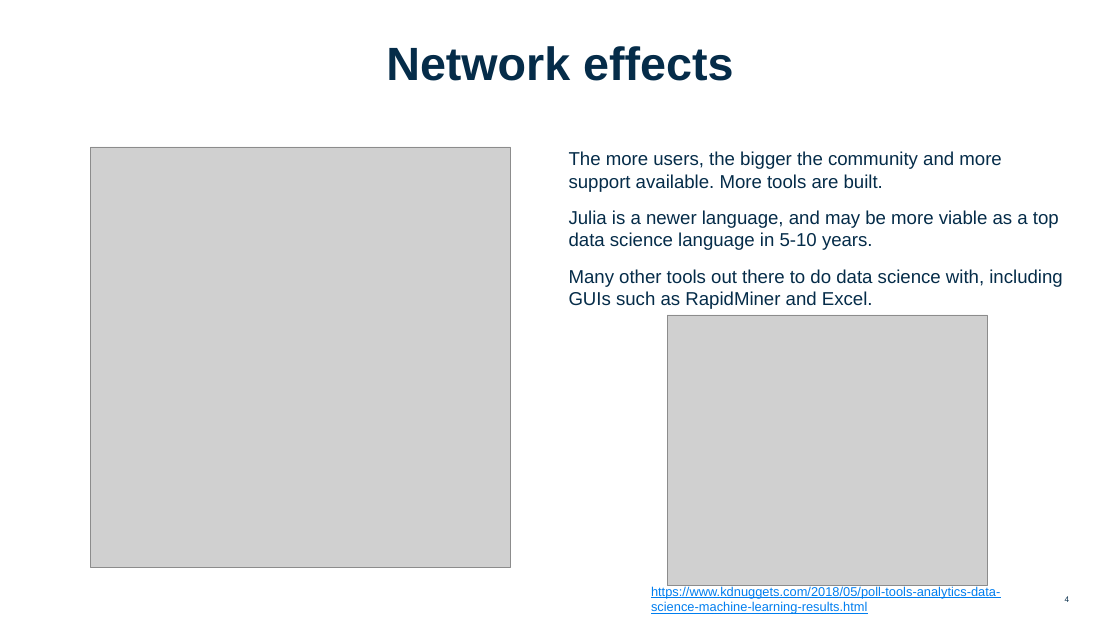
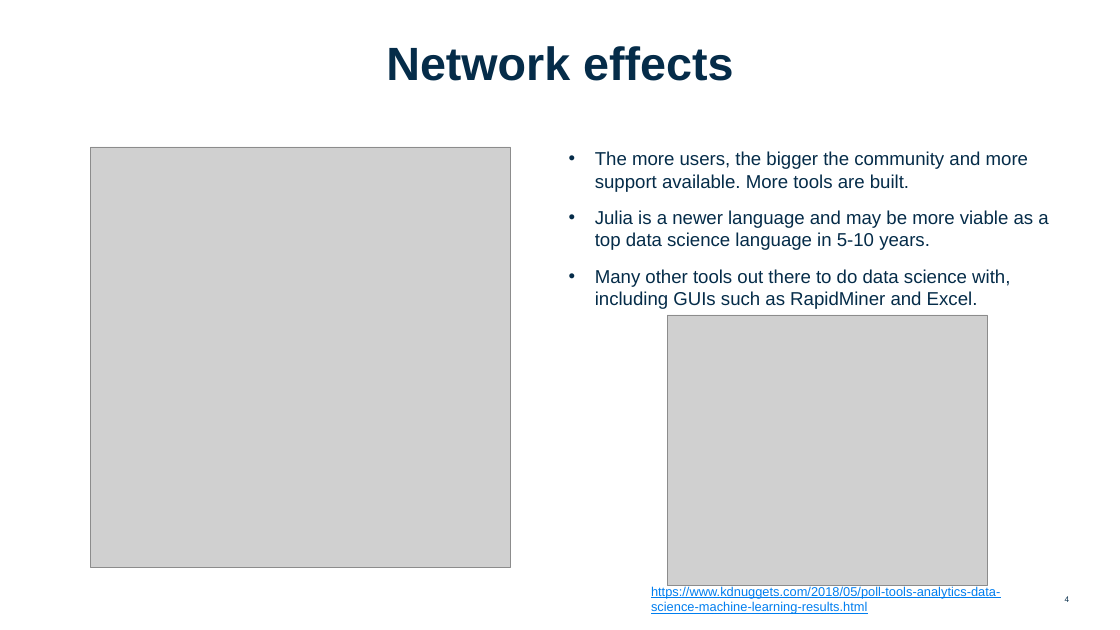
Before and after one commit to Regis-University-Data-Science/Python_bootcamp, a slide deck: slide 4 of Python.pptx. Drawn at 1120x630 pixels with LibreOffice and Linux fonts; fonts in the diff are those of the drawing; grey boxes stand for pictures; background and template pictures are left out. Boxes give left, top, right and bottom in pixels: in the first picture for what was removed or moved away, otherwise in the second. Text is boxed around its words. In the diff, an @@ line names an element or a change of style, - is before the commit and + after.

```diff
--- a/Python.pptx
+++ b/Python.pptx
@@ text at box(595, 151, 1028, 309): bullet none to • @@
@@ text at box(595, 210, 1048, 250): text changed @@
-Julia is a newer language, and may be more viable as a top data science language in 5-10 years.
+• Julia is a newer language and may be more viable as a top data science language in 5-10 years.
```
Also in this commit, not shown: 2 other files.
